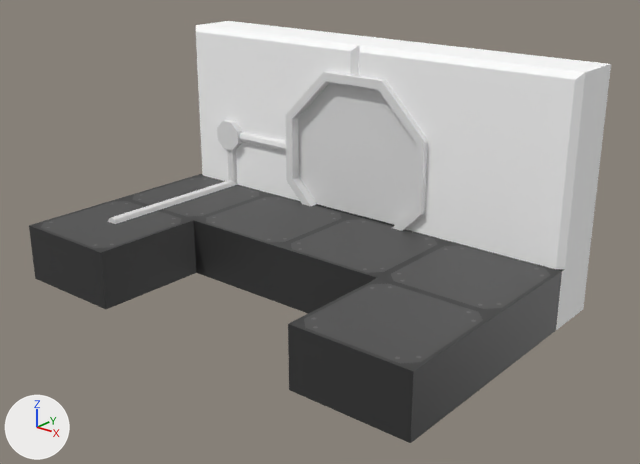
Renders of the Blender file Symbiosis/Assets/Models/Rooms_new/Door-Buttons.blend from each side of a commit.
Before and after are seen from a 50 mm camera at (9.12, -7.91, 5.24) aimed at (0.47, 2.51, 0.22). Lighting does not change. The marker at lower left points along +X, +Y and +Z.

In view in the first picture: 'Cylinder', 'Cylinder.001', 'Cylinder.002', 'Cylinder.003', 'Cylinder.004', 'Door.Left', 'Door.Right', 'Floor.003', 'Floor.004', 'Floor.005', 'Floor.006', 'Floor.011', 'Floor.014', 'Wall.003'.
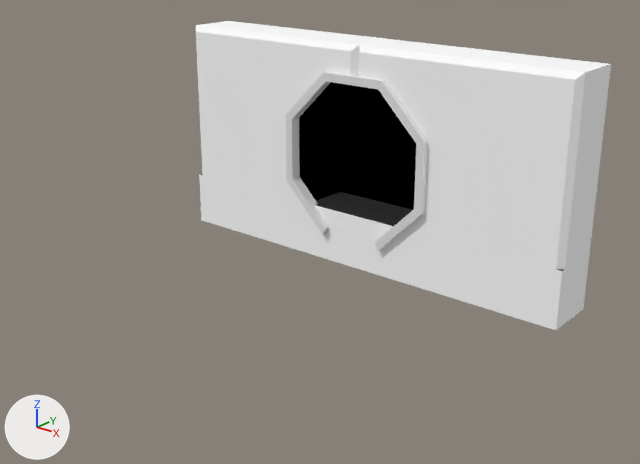
Commit message: Minor fixes to button room doors

Patch to the scene script:
```diff
--- a/Symbiosis/Assets/Models/Rooms_new/Door-Buttons.blend.py
+++ b/Symbiosis/Assets/Models/Rooms_new/Door-Buttons.blend.py
@@ ob_cylinder_003 @@
-ob_cylinder_003 = bpy.data.objects.new('Cylinder.003', me_cylinder_009)
-ob_cylinder_003.location = (-3.0, 3.95, 1.0)
-ob_cylinder_003.scale = (1.0, 1.5, 1.0)
@@ ob_cylinder_001 @@
-ob_cylinder_001 = bpy.data.objects.new('Cylinder.001', me_cylinder_005)
-ob_cylinder_001.location = (-3.0, 4.0, 0.5)
@@ ob_floor_003 @@
-ob_floor_003 = bpy.data.objects.new('Floor.003', me_cube_008)
-ob_floor_003.location = (-3.0, 3.0, 0.0)
@@ ob_floor_004 @@
-ob_floor_004 = bpy.data.objects.new('Floor.004', me_cube_009)
-ob_floor_004.location = (-1.0, 3.0, 0.0)
@@ ob_floor_005 @@
-ob_floor_005 = bpy.data.objects.new('Floor.005', me_cube_010)
-ob_floor_005.location = (1.0, 3.0, 0.0)
@@ ob_floor_006 @@
-ob_floor_006 = bpy.data.objects.new('Floor.006', me_cube_015)
-ob_floor_006.location = (3.0, 3.0, 0.0)
@@ ob_floor_011 @@
-ob_floor_011 = bpy.data.objects.new('Floor.011', me_cube_056)
-ob_floor_011.location = (-3.0, 1.0, 0.0)
@@ ob_floor_014 @@
-ob_floor_014 = bpy.data.objects.new('Floor.014', me_cube_059)
-ob_floor_014.location = (3.0, 1.0, 0.0)
@@ ob_door_right @@
 ob_door_right.location = (0.0, 4.1, 1.0)
+ob_door_right.hide_viewport = True
@@ ob_door_left @@
 ob_door_left.location = (0.0, 4.1, 1.0)
+ob_door_left.hide_viewport = True
@@ ob_cylinder_002 @@
-ob_cylinder_002 = bpy.data.objects.new('Cylinder.002', me_cylinder_006)
-ob_cylinder_002.location = (-3.0, 2.5, 0.0)
@@ ob_cylinder_004 @@
-ob_cylinder_004 = bpy.data.objects.new('Cylinder.004', me_cylinder_010)
-ob_cylinder_004.location = (-2.12, 4.0, 1.0)
```

Pixel boxes [x1, y1, x2, y2] of what changed, in the pictures (640 x 464 px):
'Floor.014', deleted: before [288, 278, 497, 443]
'Floor.011', deleted: before [29, 198, 196, 309]
'Floor.006', deleted: before [378, 241, 562, 380]
'Floor.005', deleted: before [278, 216, 448, 313]
'Floor.004', deleted: before [194, 194, 353, 303]
'Door.Left', hidden: before [298, 82, 374, 214]
'Door.Right', hidden: before [356, 86, 416, 225]
'Floor.003', deleted: before [122, 174, 271, 220]
'Cylinder.002', deleted: before [108, 180, 237, 224]
'Cylinder.003', deleted: before [217, 120, 242, 151]
'Cylinder.004', deleted: before [239, 132, 286, 152]
'Cylinder.001', deleted: before [227, 150, 237, 184]
